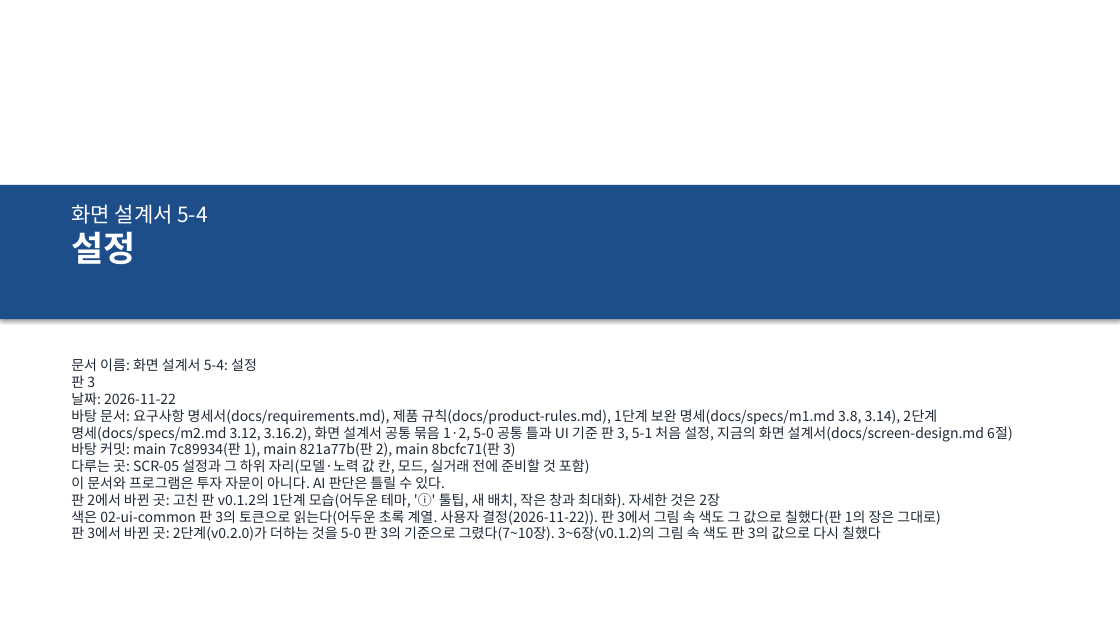
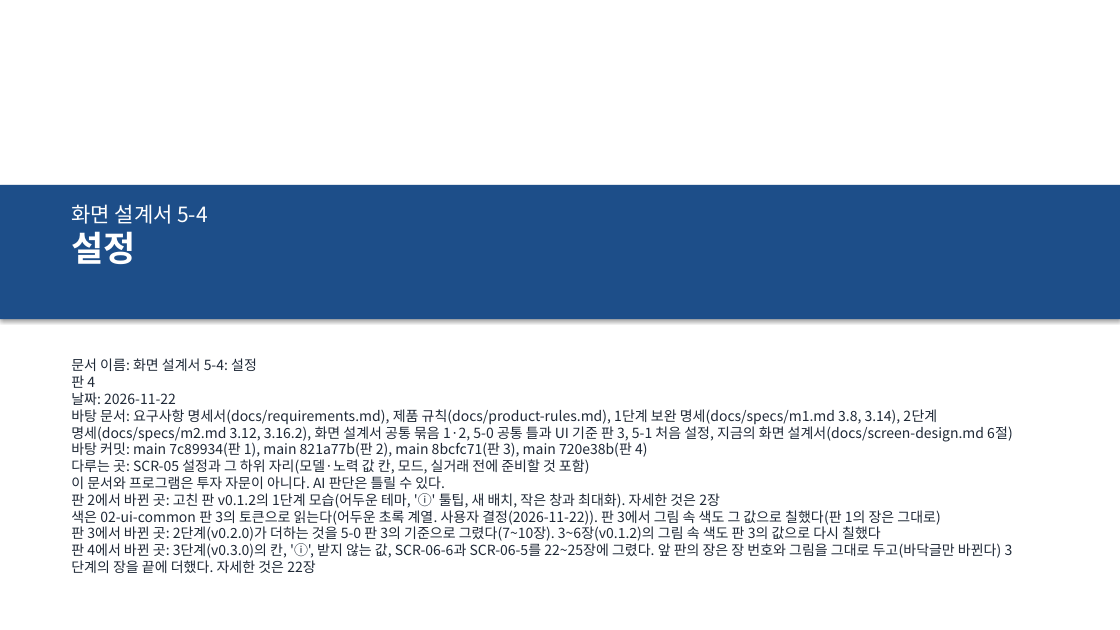
Before and after one commit to khy920723/coin-report-trader, a slide deck: slide 1 of docs/screen-design/13-settings.pptx. Drawn at 1120x630 pixels with LibreOffice and Linux fonts; fonts in the diff are those of the drawing. Boxes give left, top, right and bottom in pixels: in the first picture for what was removed or moved away, otherwise in the second. Text is boxed around its words. In the diff, an @@ line names an element or a change of style, - is before the commit and + after.

```diff
--- a/docs/screen-design/13-settings.pptx
+++ b/docs/screen-design/13-settings.pptx
@@ text at [71, 375, 95, 388]: text changed @@
-판 3
+판 4
@@ text at [71, 441, 647, 457]: text changed @@
-바탕 커밋: main 7c89934(판 1), main 821a77b(판 2), main 8bcfc71(판 3)
+바탕 커밋: main 7c89934(판 1), main 821a77b(판 2), main 8bcfc71(판 3), main 720e38b(판 4)
@@ text at [71, 543, 1001, 573]: paragraph added @@
+판 4에서 바뀐 곳: 3단계(v0.3.0)의 칸, 'ⓘ', 받지 않는 값, SCR-06-6과 SCR-06-5를 22~25장에 그렸다. 앞 판의 장은 장 번호와 그림을 그대로 두고(바닥글만 바뀐다) 3단계의 장을 끝에 더했다. 자세한 것은 22장
```
Also in this commit, not shown: 20 other slides changed, 4 slides added, 8 other files.
